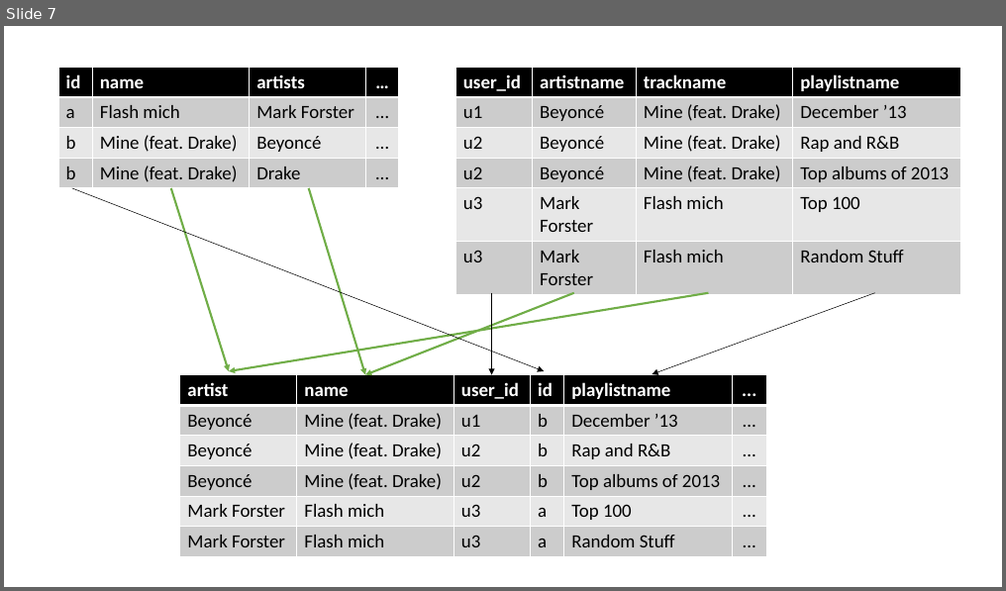
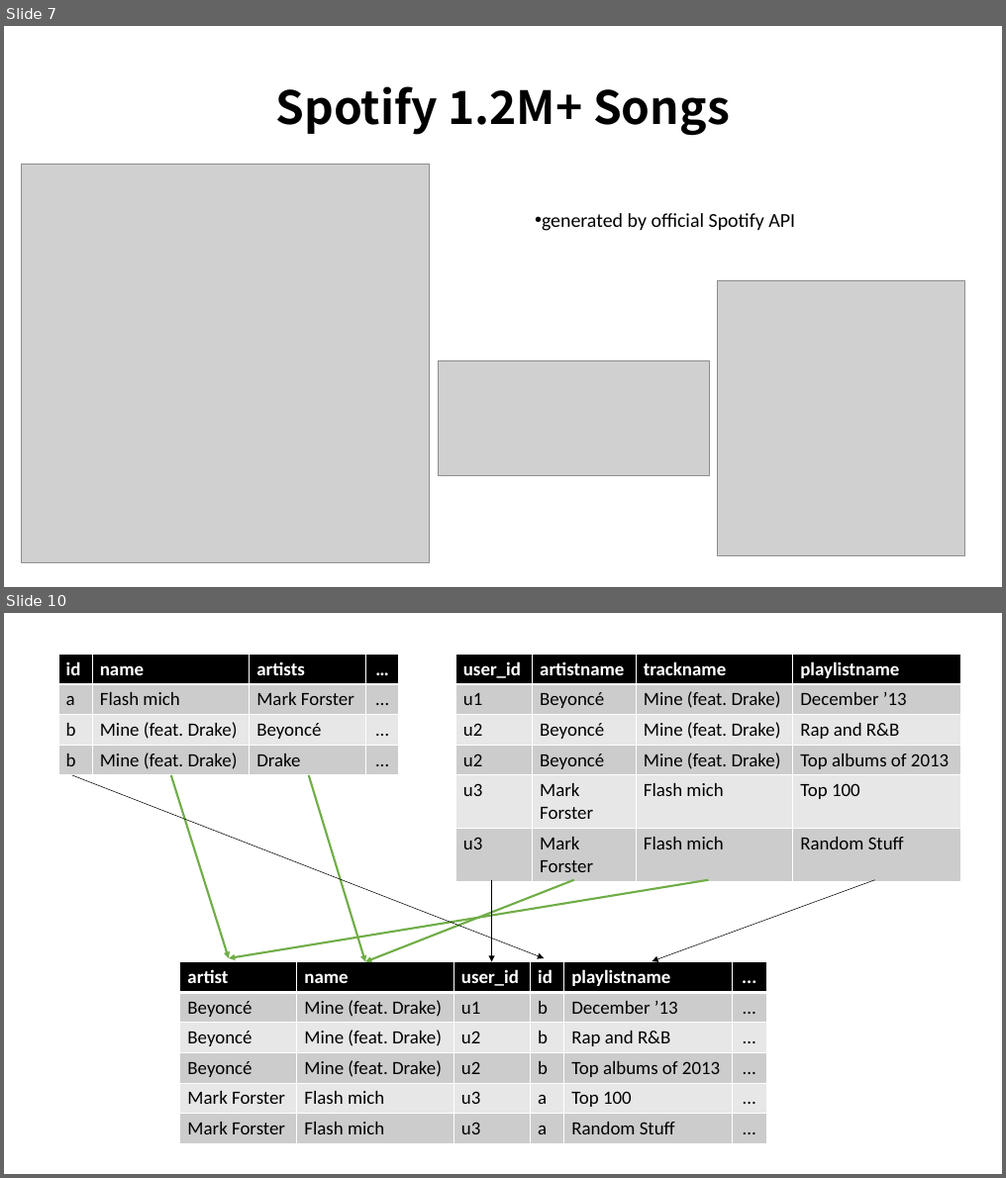
Before and after one commit to eric-kaufmann/spotify_analysis, a slide deck: spotify_analysis.pptx. Shown one above the other, each under a label of ours: slide 7 before the commit, slides 7 and 10 after it; the slides between them are not shown. The pictures are 1006x591 and 1006x1178 pixels, drawn with LibreOffice and Linux fonts; fonts in the diff are those of the drawing; grey boxes stand for pictures. Boxes give left, top, right and bottom in pixels: in the first picture for what was removed or moved away, otherwise in the second. Text is boxed around its words. In the diff, an @@ line names an element or a change of style, - is before the commit and + after.

```diff
--- a/spotify_analysis.pptx
+++ b/spotify_analysis.pptx
@@ slide 7 added at (4,26,1002,587), background #FFFFFF @@
@@ title added at (276,86,730,136), 44 pt, text #000000, bold @@
+Spotify 1.2M+ Songs
@@ picture added at (21,165,430,564) @@
@@ text added at (542,213,795,231), 19 pt, text #000000 @@
+• generated by official Spotify API
@@ picture added at (718,280,964,556) @@
@@ picture added at (439,361,709,475) @@
@@ what was slide 7 is now slide 10 @@
```
Also in this commit, not shown: 6 slides changed, 4 other slides added, 3 slides removed, 1 other file.
